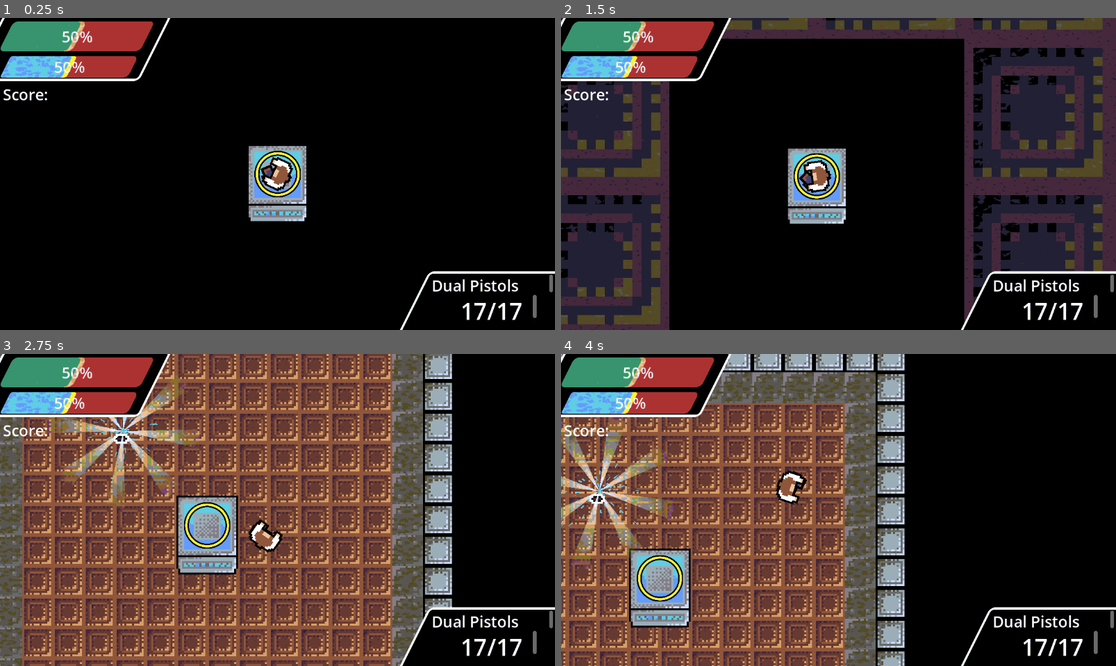
Above: before the commit, frames 1-4 (two rows, left to right).
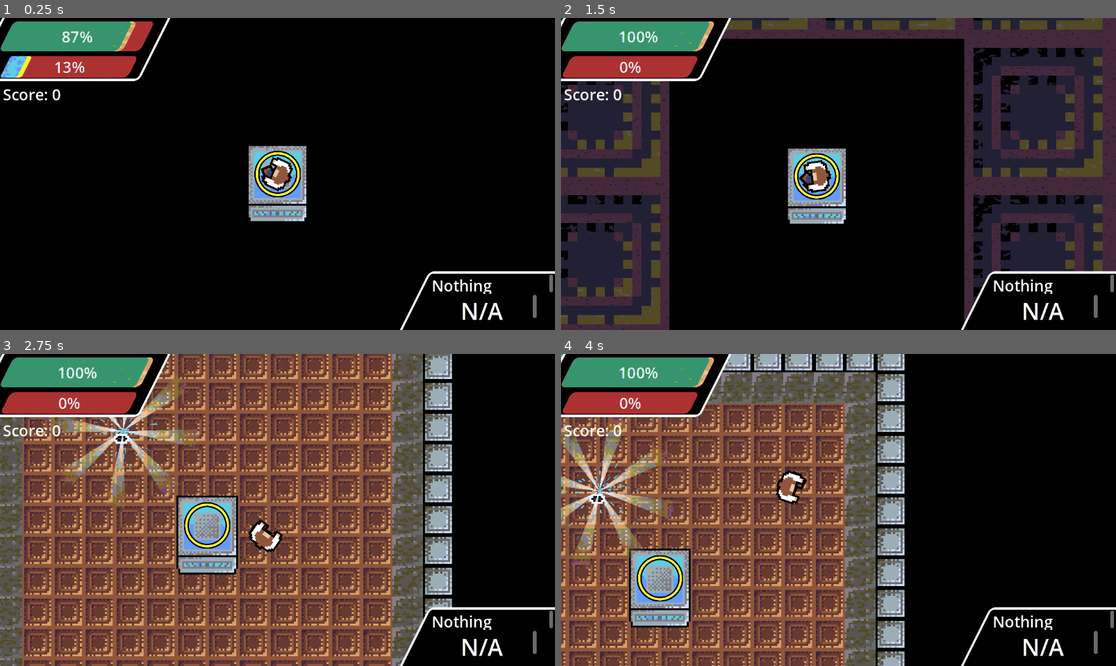
Above: after the commit, the same moments.

Repository: DriftWare07/gdod-jam-25
Game: Godot game, scene res://scenes/main.tscn
Two runs of this game, one before a commit and one after it. Both use one fixed random seed, a clock stepped at 60 frames per second and the inputs below.
Inputs (mouse positions are in pixels of both pictures, inside the frame that each line leads up to):
- Up to frame 1 (0.25 s): no input
- Up to frame 2 (1.5 s): move the mouse to (960, 158) at 0.52 s; press the mouse at (960, 158) at 0.53 s; hold D (right) 0.53-1.28 s; move the mouse to (727, 189) at 1.27 s; release the mouse at (727, 189) at 1.28 s; hold S (down) from 1.28 s (still down); click (727, 189) at 1.35 s
- Up to frame 3 (2.75 s): move the mouse to (333, 441) at 2.02 s; release S (down) at 2.03 s; press the mouse at (333, 441) at 2.03 s; hold D (right) from 2.03 s (still down)
- Up to frame 4 (4 s): move the mouse to (810, 572) at 2.77 s; release D (right) at 2.78 s; release the mouse at (810, 572) at 2.78 s; hold W (up) 2.78-3.53 s; click (810, 572) at 2.85 s; move the mouse to (1005, 556) at 3.52 s; press the mouse at (1005, 556) at 3.53 s; hold A (left) from 3.53 s (still down)

The runs differ from the first frame. In frame 1, 2.3% of the frame differs, in the area x 2-94%, y 1-97%; in frame 2, 2.9%; in frame 3, 2.9%, in the area x 0-94%, y 1-97%; in frame 4, 2.9%.
Error before the commit: Parse Error: Invalid operands "String" and "int" for "+" operator. (res://scenes/player/hud.gd:26)

Commit message:
fixed my oopsie

Diff:
--- a/gdod-jam-25/scenes/player/hud.gd
+++ b/gdod-jam-25/scenes/player/hud.gd
@@ -23,4 +23,4 @@
 
 	hpbar.value = lerp(hpbar.value, hp.health+1.0, delta*5)
 	chargebar.value = lerp(chargebar.value, Global.TileMapParent.elevator_charge, delta*5)
-	$healthPanel/score.text = "Score: "+Global.current_score
+	$healthPanel/score.text = "Score: "+str(Global.current_score)
Not shown, added: gdod-jam-25/scenes/player/player.tscn540156148.tmp
